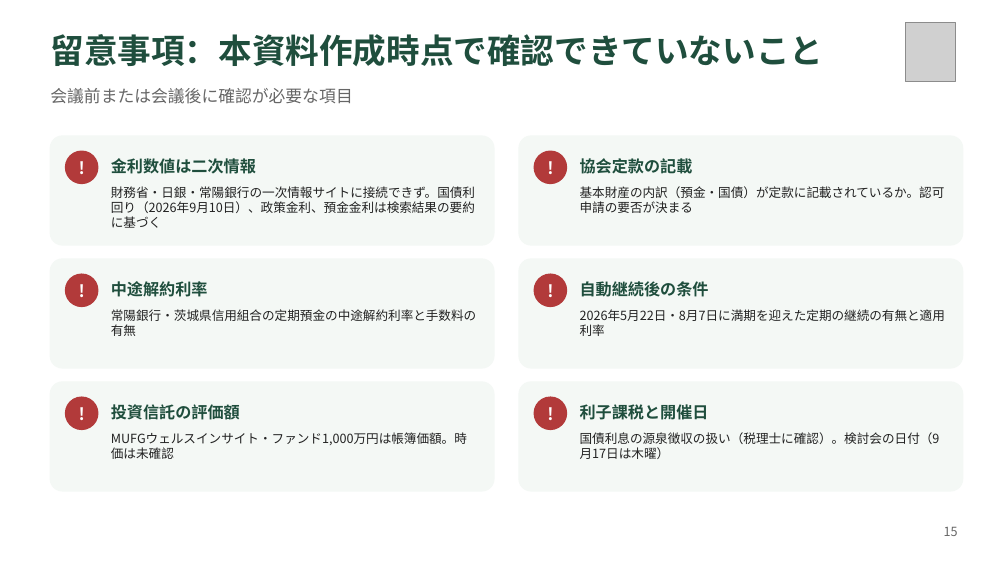
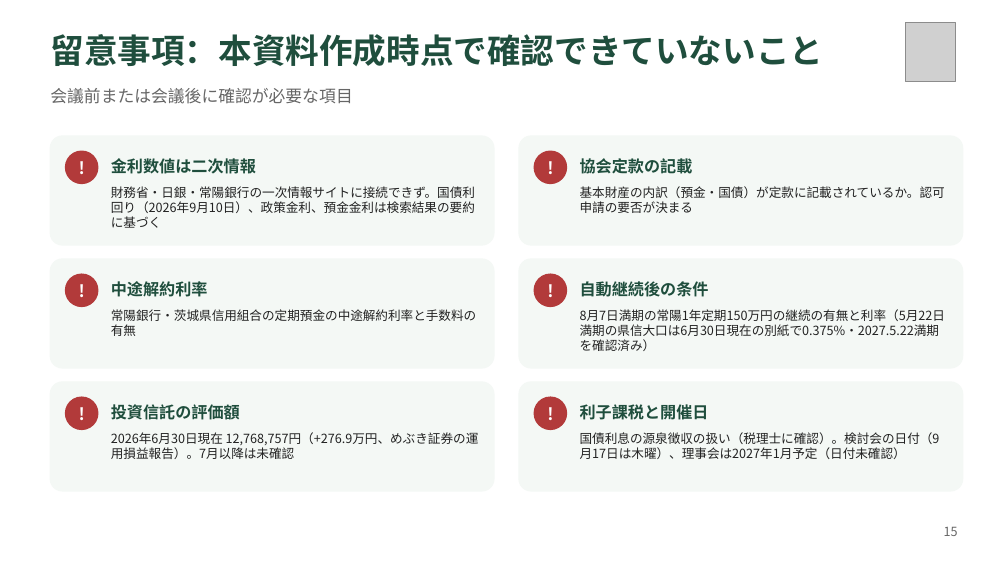
Before and after one commit to TakaS-JP/ClaudeGitHub, a slide deck: slide 15 of docs/ibaraki-kouseihogo/基本財産運用検討会_説明資料案_2026-09.pptx. Drawn at 1008x567 pixels with LibreOffice and Linux fonts; fonts in the diff are those of the drawing; grey boxes stand for pictures. Boxes give left, top, right and bottom in pixels: in the first picture for what was removed or moved away, otherwise in the second. Text is boxed around its words. In the diff, an @@ line names an element or a change of style, - is before the commit and + after.

```diff
--- a/docs/ibaraki-kouseihogo/基本財産運用検討会_説明資料案_2026-09.pptx
+++ b/docs/ibaraki-kouseihogo/基本財産運用検討会_説明資料案_2026-09.pptx
@@ text at (580,309,945,336): text changed @@
-2026年5月22日・8月7日に満期を迎えた定期の継続の有無と適用利率
+8月7日満期の常陽1年定期150万円の継続の有無と利率（5月22日満期の県信大口は6月30日現在の別紙で0.375%・2027.5.22満期を確認済み）
@@ text at (111,432,479,459): text changed @@
-MUFGウェルスインサイト・ファンド1,000万円は帳簿価額。時価は未確認
+2026年6月30日現在 12,768,757円（+276.9万円、めぶき証券の運用損益報告）。7月以降は未確認
@@ text at (580,432,940,459): text changed @@
-国債利息の源泉徴収の扱い（税理士に確認）。検討会の日付（9月17日は木曜）
+国債利息の源泉徴収の扱い（税理士に確認）。検討会の日付（9月17日は木曜）、理事会は2027年1月予定（日付未確認）
```
Also in this commit, not shown: 8 other slides changed, 18 other files.
